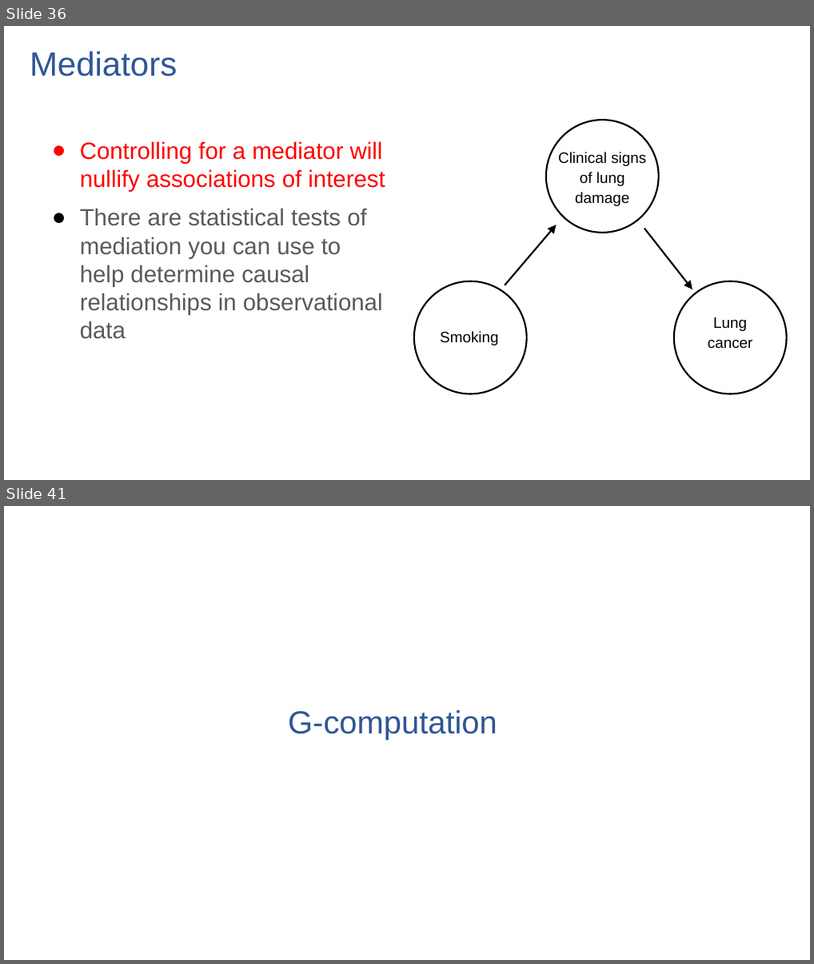
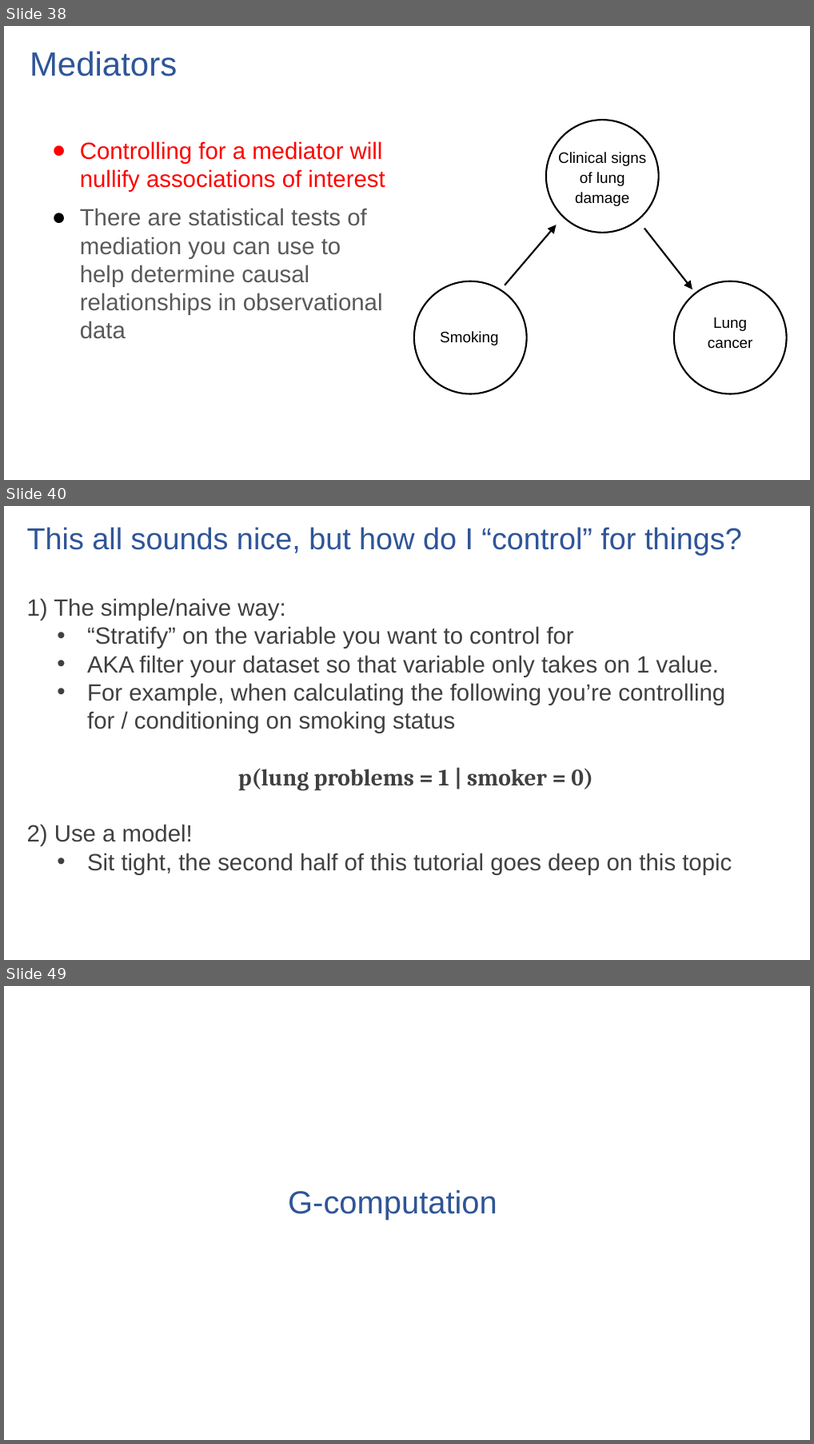
Before and after one commit to ronikobrosly/pydata_nyc_2022, a slide deck: slides/tutorial_slides.pptx. Shown one above the other, each under a label of ours: slides 36 and 41 before the commit, slides 38, 40 and 49 after it; the slides between them are not shown. The pictures are 814x964 and 814x1444 pixels, drawn with LibreOffice and Linux fonts; fonts in the diff are those of the drawing. Boxes give left, top, right and bottom in pixels: in the first picture for what was removed or moved away, otherwise in the second. Text is boxed around its words. In the diff, an @@ line names an element or a change of style, - is before the commit and + after.

```diff
--- a/slides/tutorial_slides.pptx
+++ b/slides/tutorial_slides.pptx
@@ slide 40 added at (4, 506, 810, 960), background #FFFFFF @@
@@ title added at (27, 527, 742, 555), 36 pt, text #2F5597 @@
+This all sounds nice, but how do I “control” for things?
@@ text added at (27, 598, 732, 875), 28 pt, text #404040 @@
+1) The simple/naive way:
+  • “Stratify” on the variable you want to control for
+  • AKA filter your dataset so that variable only takes on 1 value.
+  • For example, when calculating the following you’re controlling for / conditioning on smoking status
+  p(lung problems = 1 | smoker = 0)
+2) Use a model!
+  • Sit tight, the second half of this tutorial goes deep on this topic
@@ what was slide 36 is now slide 38 @@
@@ what was slide 41 is now slide 49 @@
```
Also in this commit, not shown: 4 slides changed, 12 other slides added, 4 slides removed, 6 other files.
